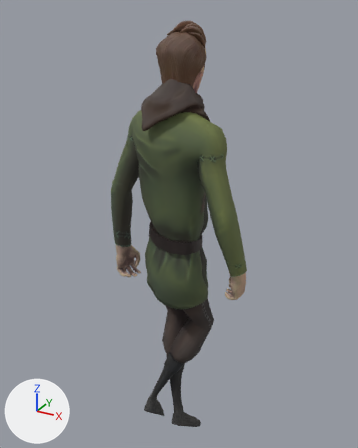
Before and after pictures for a commit that changed the FBX model 0_Final Exports/Player Character/ThirdPerson/anim_PlayCh_Walk_L.fbx.
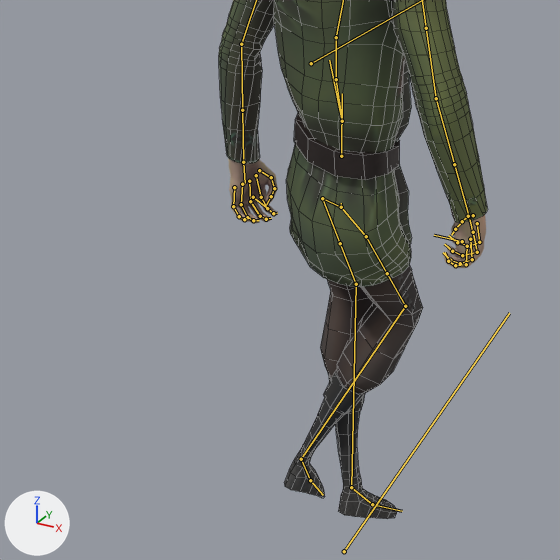
There are two pictures of each version: one whole from a 50 mm camera at (0.84, -1.482, 1.858) aimed at (-0.036, 0.11, 1.062), one close up on the part from 0% to 79% of the width and 37% to 100% of the height. Lighting does not change. The marker at lower left points along +X, +Y and +Z. Both versions are drawn at frame 6 of the action 'Scene'; the numbers are the values there. The bones that bend it are drawn over the model as lines in the close-ups. The close-ups show mesh edges as thin lines.

Names of what the first close-up shows: 'mc_body.001', 'mc_clothing.003', 'mc_clothing.004'.
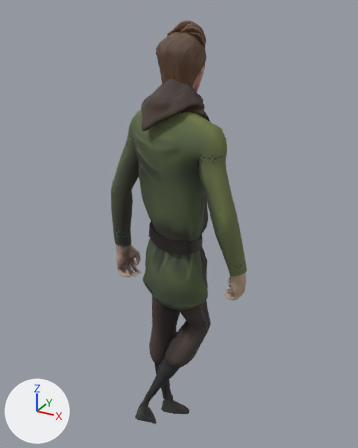
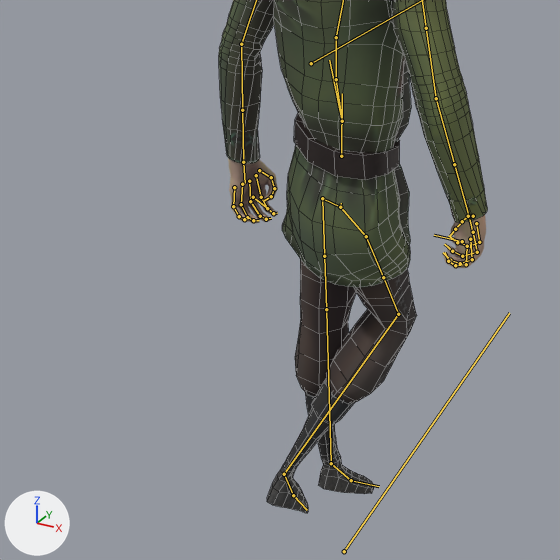
Boxes [x1, y1, x2, y2] around the edits, measured in the close-ups (560 x 560 px):
```json
{"object": "mc_clothing.003", "change": "posed", "before": [219, 0, 487, 287], "after": [219, 0, 487, 287]}
{"object": "mc_clothing.004", "change": "posed", "before": [284, 265, 423, 519], "after": [267, 259, 417, 513], "on screen": "8% wider"}
{"bone": "DEF_thigh.L.001", "before": "(322, 198) to (340, 243)", "after": "(322, 198) to (324, 256)"}
{"bone": "DEF_Shin.L.001", "before": "(356, 284) to (351, 487)", "after": "(326, 309) to (331, 463)"}
{"bone": "DEF_foot.L.001", "before": "(351, 487) to (372, 504)", "after": "(331, 463) to (351, 480)"}
{"bone": "DEF_thigh.R.001", "before": "(366, 236) to (387, 273)", "after": "(366, 236) to (383, 277)"}
{"bone": "DEF_foot.R.001", "before": "(301, 459) to (310, 480)", "after": "(284, 474) to (293, 495)"}
```

Edits to the scene script, one JSON object a line:
```json
{"block": "bone_def_thigh_l_001", "where": "bone_def_thigh_l_001 = bpy.data.objects['char_rig'].pose.bones['DEF_thigh.L.001']  # child of 'DEF_Hips.L.001'"}
{"op": "set", "path": "bone_def_thigh_l_001.rotation_quaternion", "old": "(0.964, -0.208, -0.164, -0.014)", "new": "(0.992, -0.054, -0.112, -0.012)", "note": "degrees (-25, -19, 2) -> degrees (-6, -13, -1)"}
{"block": "bone_def_shin_l_001", "where": "bone_def_shin_l_001 = bpy.data.objects['char_rig'].pose.bones['DEF_Shin.L.001']  # child of 'DEF_thigh.L.004'"}
{"op": "set", "path": "bone_def_shin_l_001.rotation_quaternion", "old": "(0.97, 0.235, 0.0, 0.061)", "new": "(0.998, -0.062, 0.0, -0.016)", "note": "degrees (27, -2, 7) -> degrees (-7, 0, -2)"}
{"block": "bone_def_foot_l_001", "where": "bone_def_foot_l_001 = bpy.data.objects['char_rig'].pose.bones['DEF_foot.L.001']  # child of 'DEF_Shin.L.001'"}
{"op": "set", "path": "bone_def_foot_l_001.rotation_quaternion", "old": "(0.94, 0.112, 0.237, 0.216)", "new": "(0.93, 0.229, 0.107, 0.265)", "note": "degrees (20, 23, 30) -> degrees (29, 4, 33)"}
{"block": "bone_def_thigh_r_001", "where": "bone_def_thigh_r_001 = bpy.data.objects['char_rig'].pose.bones['DEF_thigh.R.001']  # child of 'DEF_Hips.R.001'"}
{"op": "set", "path": "bone_def_thigh_r_001.rotation_quaternion", "old": "(0.952, -0.27, -0.09, -0.114)", "new": "(0.961, -0.235, -0.103, -0.106)", "note": "degrees (-30, -13, -10) -> degrees (-26, -14, -9)"}
{"block": "bone_def_foot_r_001", "where": "bone_def_foot_r_001 = bpy.data.objects['char_rig'].pose.bones['DEF_foot.R.001']  # child of 'DEF_Shin.R.001'"}
{"op": "set", "path": "bone_def_foot_r_001.rotation_quaternion", "old": "(0.945, 0.218, -0.085, 0.228)", "new": "(0.955, 0.179, -0.074, 0.226)", "note": "degrees (23, -15, 24) -> degrees (18, -13, 25)"}
```
